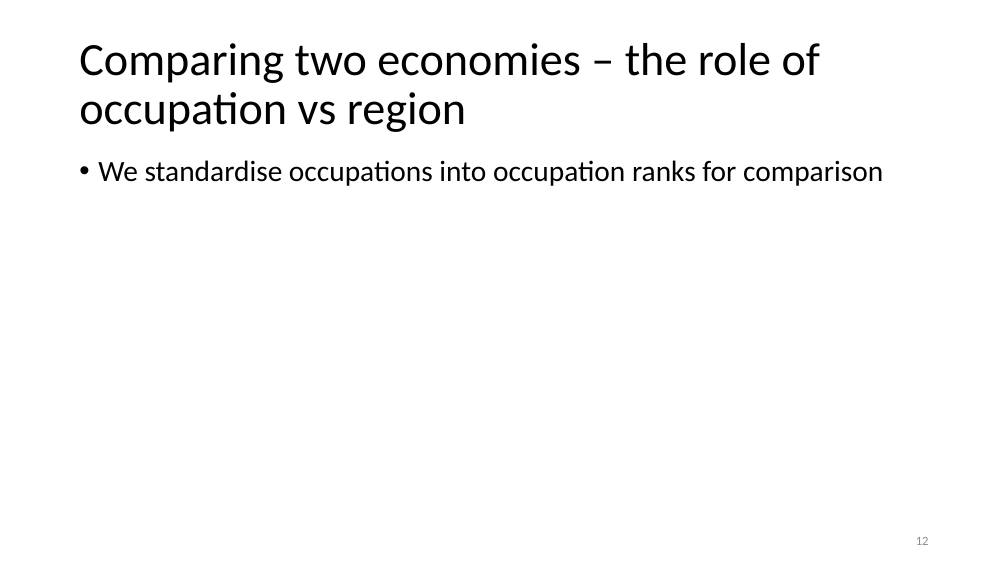
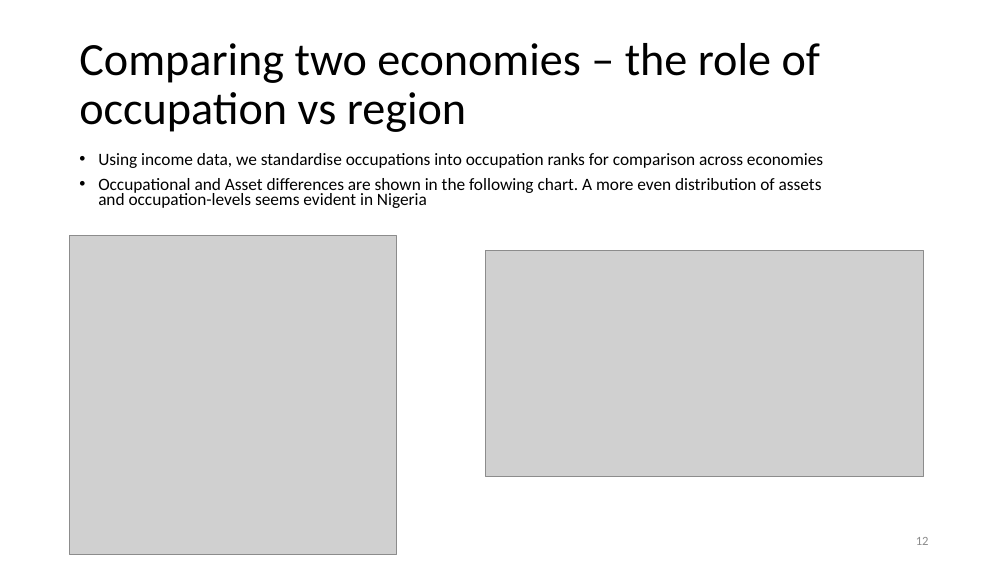
Before and after one commit to anuragr81/research, a slide deck: slide 12 of consumption/presentationOct2021.pptx. Drawn at 1008x567 pixels with LibreOffice and Linux fonts; fonts in the diff are those of the drawing; grey boxes stand for pictures; background and template pictures are left out. Boxes give left, top, right and bottom in pixels: in the first picture for what was removed or moved away, otherwise in the second. Text is boxed around its words. In the diff, an @@ line names an element or a change of style, - is before the commit and + after.

```diff
--- a/consumption/presentationOct2021.pptx
+++ b/consumption/presentationOct2021.pptx
@@ text at box(98, 153, 823, 208): text changed; size 21 to 12.4 pt @@
-• We standardise occupations into occupation ranks for comparison
+• Using income data, we standardise occupations into occupation ranks for comparison across economies
+• Occupational and Asset differences are shown in the following chart. A more even distribution of assets and occupation-levels seems evident in Nigeria
@@ picture added at box(70, 236, 397, 554) @@
@@ picture added at box(486, 251, 924, 477) @@
```
Also in this commit, not shown: 2 other slides changed, 3 slides added, 1 slide removed, 2 other files.
